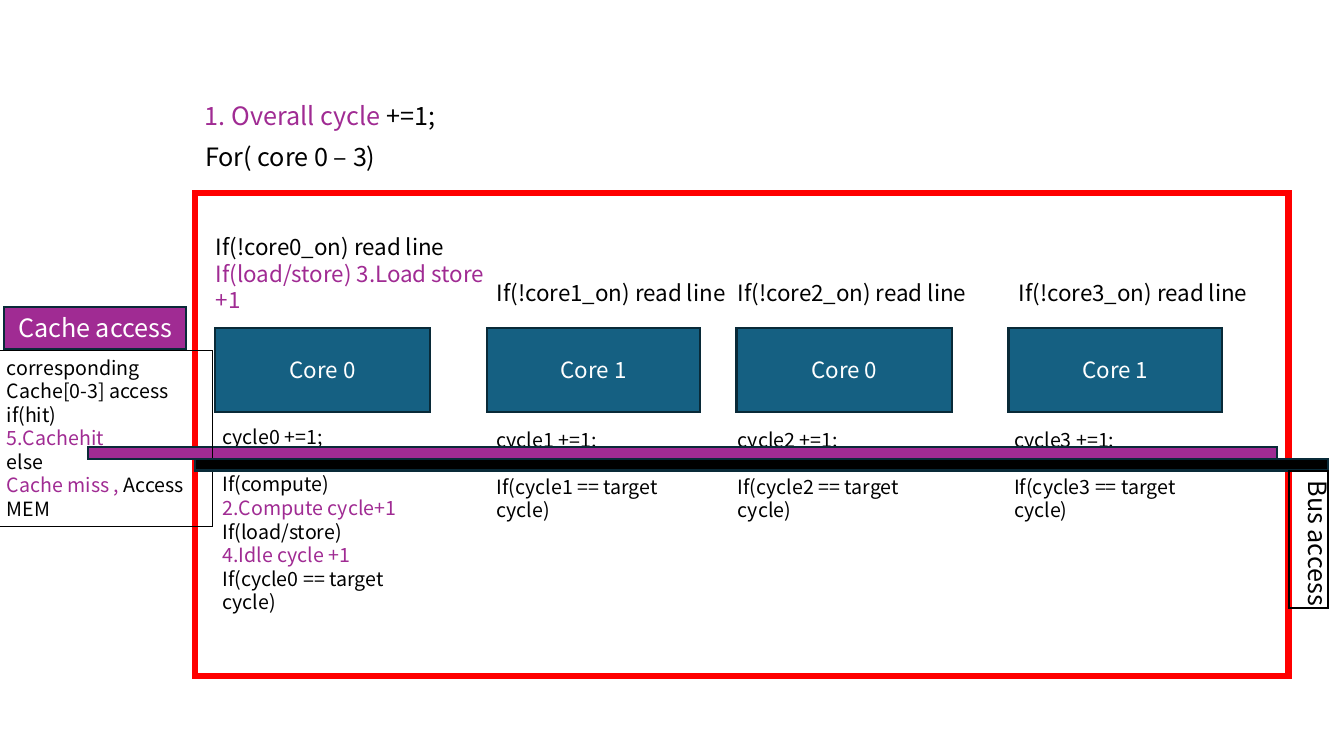
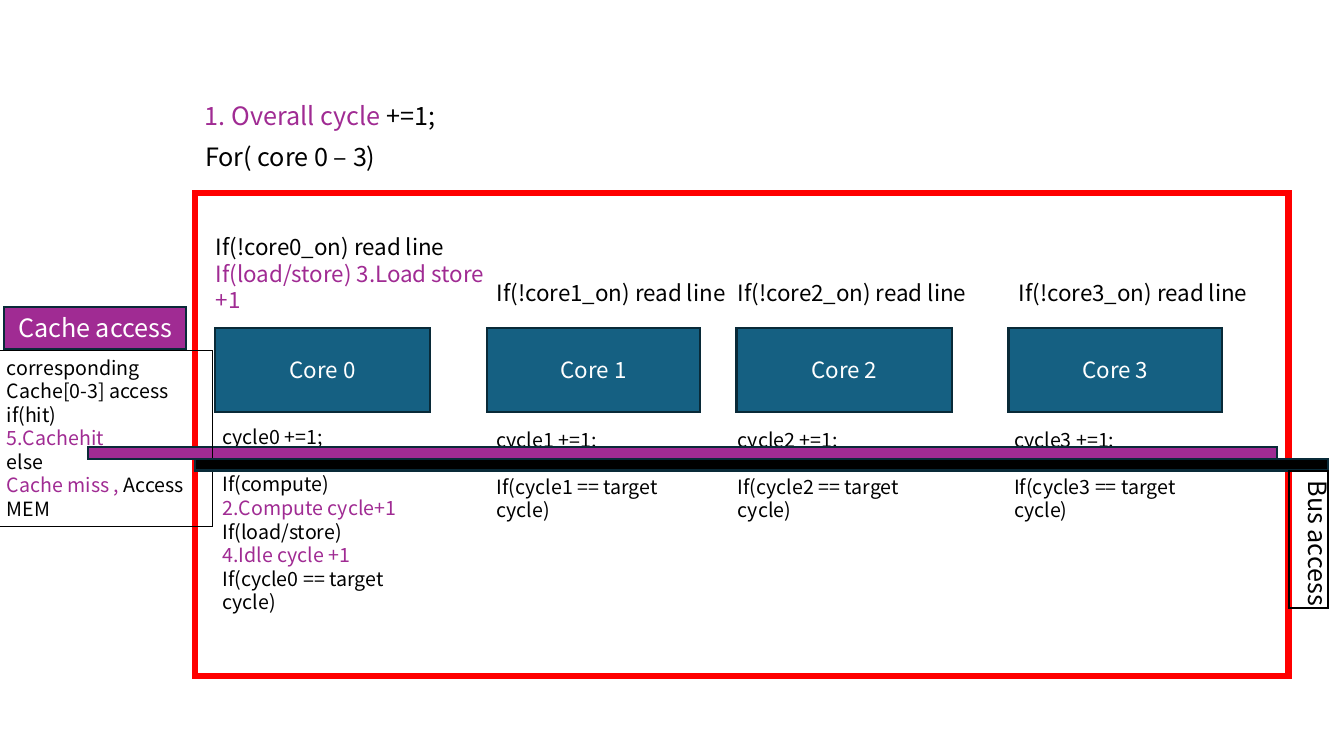
Before and after one commit to GillchLee/CS4223, a slide deck: slide 3 of assignment2/Assignment2.pptx. Drawn at 1344x756 pixels with LibreOffice and Linux fonts; fonts in the diff are those of the drawing. Boxes give left, top, right and bottom in pixels: in the first picture for what was removed or moved away, otherwise in the second. Text is boxed around its words. In the diff, an @@ line names an element or a change of style, - is before the commit and + after.

```diff
--- a/assignment2/Assignment2.pptx
+++ b/assignment2/Assignment2.pptx
@@ text in rectangle at [811,361,877,379]: text changed @@
-Core 0
+Core 2
@@ text in rectangle at [1082,361,1148,379]: text changed @@
-Core 1
+Core 3
```
Also in this commit, not shown: 2 other slides changed, 2 slides added, 1 slide removed.
